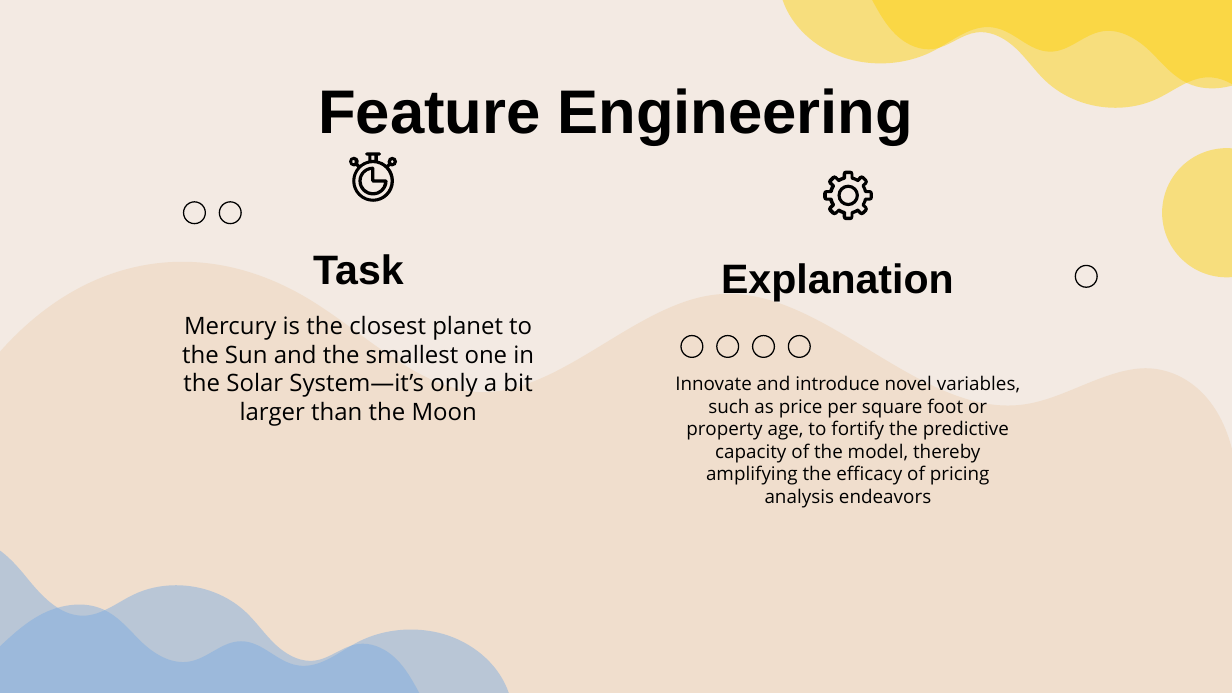
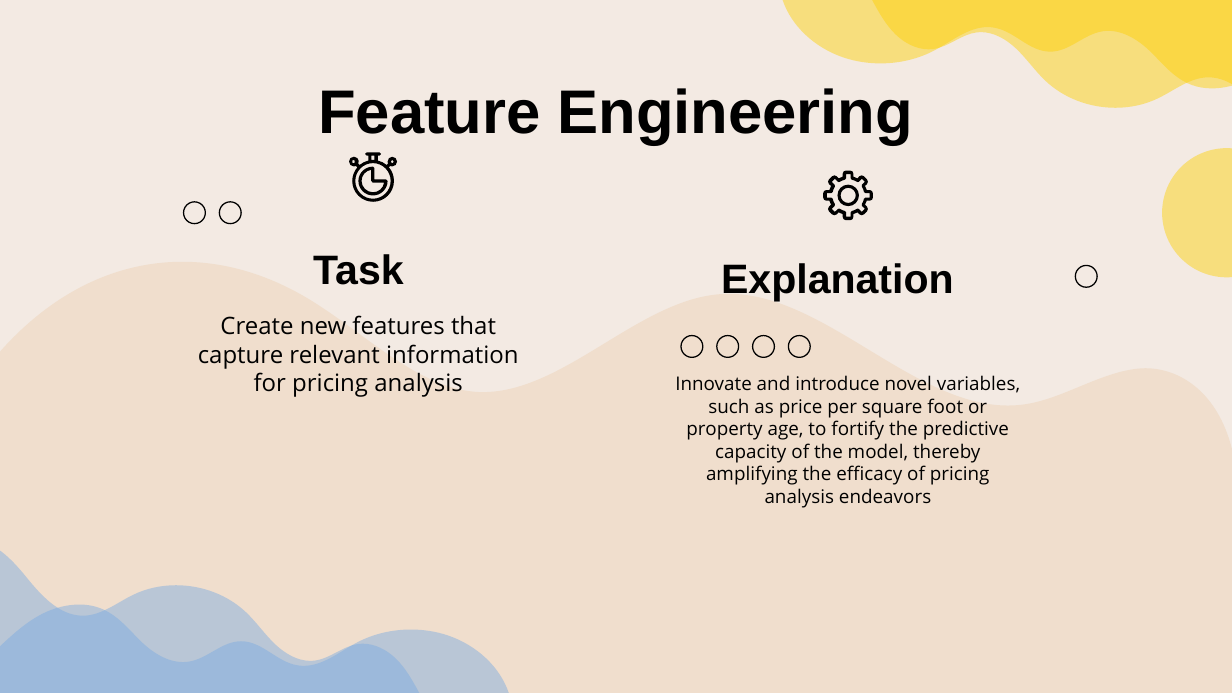
Before and after one commit to sainivicky402/Real-state-price-prediction, a slide deck: slide 7 of Real Estate Pricing.pptx. Drawn at 1232x693 pixels with LibreOffice and Linux fonts; fonts in the diff are those of the drawing. Boxes give left, top, right and bottom in pixels: in the first picture for what was removed or moved away, otherwise in the second. Text is boxed around its words. In the diff, an @@ line names an element or a change of style, - is before the commit and + after.

Commit message:
Final Submission

```diff
--- a/Real Estate Pricing.pptx
+++ b/Real Estate Pricing.pptx
@@ subtitle at (198,315,519,397): text changed @@
-Mercury is the closest planet to the Sun and the smallest one in the Solar System—it’s only a bit larger than the Moon
+Create new features that capture relevant information for pricing analysis
```
